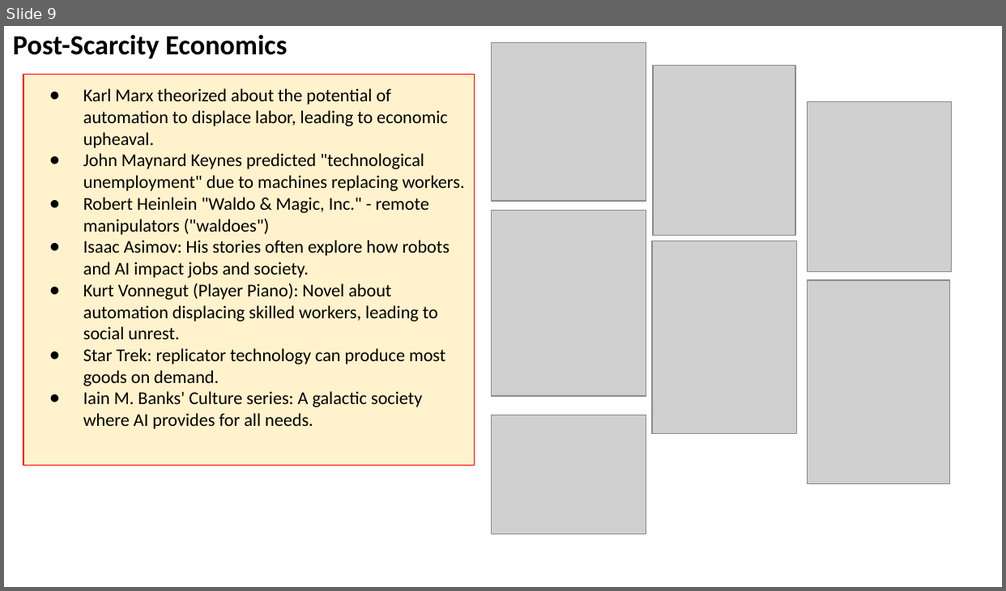
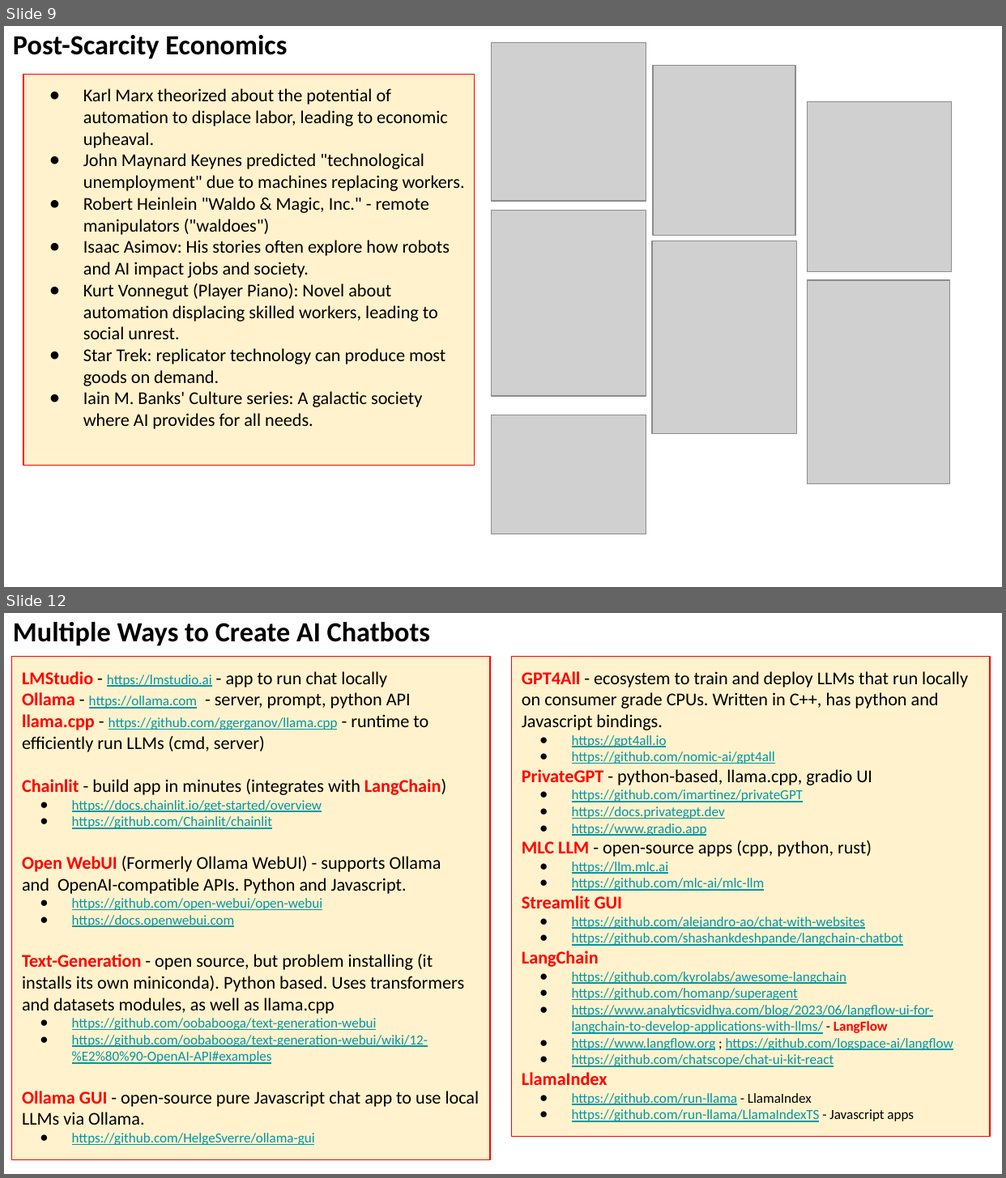
Before and after one commit to lselector/seminar, a slide deck: 2024/2024-03-01-AI-Updates.pptx. Shown one above the other, each under a label of ours: slide 9 before the commit, slides 9 and 12 after it; the slides between them are not shown. The pictures are 1006x591 and 1006x1178 pixels, drawn with LibreOffice and Linux fonts; fonts in the diff are those of the drawing; grey boxes stand for pictures. Boxes give left, top, right and bottom in pixels: in the first picture for what was removed or moved away, otherwise in the second. Text is boxed around its words. In the diff, an @@ line names an element or a change of style, - is before the commit and + after.

```diff
--- a/2024/2024-03-01-AI-Updates.pptx
+++ b/2024/2024-03-01-AI-Updates.pptx
@@ slide 12 added at <box>4,613,1002,1174</box>, background #FFFFFF @@
@@ text added at <box>13,622,430,646</box>, 20 pt, text #000000, bold @@
+Multiple Ways to Create AI Chatbots
@@ rectangle added at <box>12,656,490,1160</box>, fill #FFF2CC, outline #FF0000 0.75 pt, 13 pt, text #0097A7 @@
+LMStudio - https://lmstudio.ai - app to run chat locally
+Ollama - https://ollama.com - server, prompt, python API
+llama.cpp - https://github.com/ggerganov/llama.cpp - runtime to efficiently run LLMs (cmd, server)
+Chainlit - build app in minutes (integrates with LangChain)
+● https://docs.chainlit.io/get-started/overview
+● https://github.com/Chainlit/chainlit
+Open WebUI (Formerly Ollama WebUI) - supports Ollama
+and OpenAI-compatible APIs. Python and Javascript.
+● https://github.com/open-webui/open-webui
+● https://docs.openwebui.com
+Text-Generation - open source, but problem installing (it installs its own miniconda). Python based. Uses transformers and datasets modules, as well as llama.cpp
+● https://github.com/oobabooga/text-generation-webui
+● https://github.com/oobabooga/text-generation-webui/wiki/12-%E2%80%90-OpenAI-API#examples
+Ollama GUI - open-source pure Javascript chat app to use local LLMs via Ollama.
+● https://github.com/HelgeSverre/ollama-gui
@@ rectangle added at <box>512,656,990,1136</box>, fill #FFF2CC, outline #FF0000 0.75 pt, 10 pt, text #0097A7, underline @@
+GPT4All - ecosystem to train and deploy LLMs that run locally on consumer grade CPUs. Written in C++, has python and Javascript bindings.
+● https://gpt4all.io
+● https://github.com/nomic-ai/gpt4all
+PrivateGPT - python-based, llama.cpp, gradio UI
+● https://github.com/imartinez/privateGPT
+● https://docs.privategpt.dev
+● https://www.gradio.app
+MLC LLM - open-source apps (cpp, python, rust)
+● https://llm.mlc.ai
+● https://github.com/mlc-ai/mlc-llm
+Streamlit GUI
+● https://github.com/alejandro-ao/chat-with-websites
+● https://github.com/shashankdeshpande/langchain-chatbot
+LangChain
+● https://github.com/kyrolabs/awesome-langchain
+● https://github.com/homanp/superagent
+● https://www.analyticsvidhya.com/blog/2023/06/langflow-ui-for-langchain-to-develop-applications-with-llms/ - LangFlow
+● https://www.langflow.org ; https://github.com/logspace-ai/langflow
+● https://github.com/chatscope/chat-ui-kit-react
+LlamaIndex
+● https://github.com/run-llama - LlamaIndex
+● https://github.com/run-llama/LlamaIndexTS - Javascript apps
```
Also in this commit, not shown: 6 slides changed, 3 other slides added, 1 slide removed.
